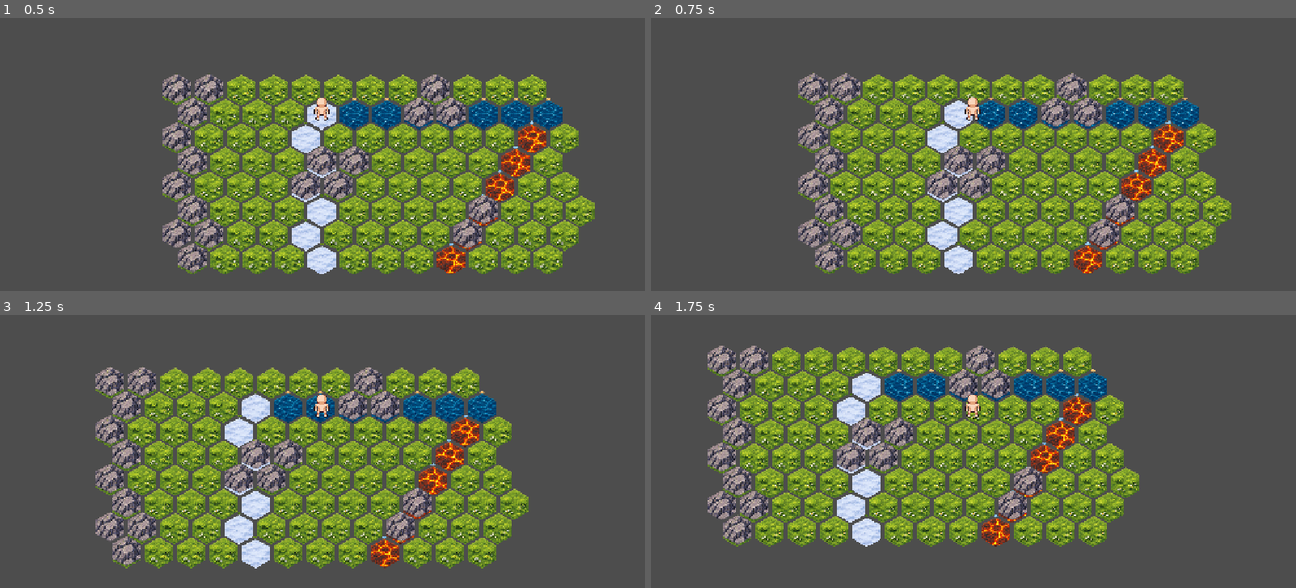
Above: before the commit, frames 1-4 (two rows, left to right).
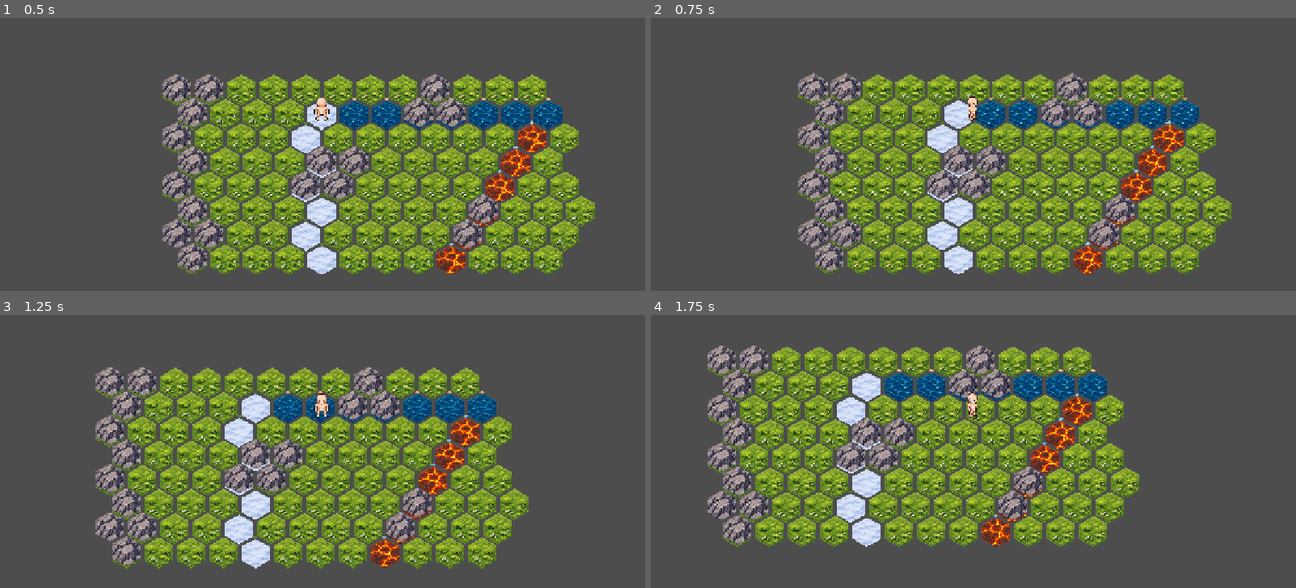
Above: after the commit, the same moments.

Repository: maurosanhueza/escape-from-tactics
Game: Godot game, scene res://scenes/main/main.tscn
Same seed, same stepped clock (60 frames per second), same inputs: the game is played once before the commit and once after it.
Inputs (mouse positions are in pixels of both pictures, inside the frame that each line leads up to):
- Up to frame 1 (0.5 s): no input
- Up to frame 2 (0.75 s): tap Enter at 0.5 s; move the mouse to (1115, 91) at 0.52 s; click (1115, 91) at 0.6 s
- Up to frame 3 (1.25 s): no input
- Up to frame 4 (1.75 s): move the mouse to (844, 424) at 1.27 s; click (844, 424) at 1.35 s

Frame 1 is identical in both runs. In frame 2, 0.1% of the frame differs, in the area x 48-52%, y 28-38%; in frame 3, less than 0.1%; in frame 4, 0.1%.

Commit message:
update

Diff:
--- a/scenes/characters/Player.tscn
+++ b/scenes/characters/Player.tscn
@@ -1,6 +1,7 @@
 [gd_scene format=3 uid="uid://dmq36evnfcnjt"]
 
 [ext_resource type="Texture2D" uid="uid://dde8myemwldob" path="res://assets/characters/lpc_male_animations_2026-11-24T00-28-28/standard/idle.png" id="1_pq8s5"]
+[ext_resource type="Texture2D" uid="uid://bc2jluaqswkw1" path="res://assets/characters/lpc_male_animations_2026-11-24T00-28-28/standard/run.png" id="2_7n8ao"]
 [ext_resource type="Script" uid="uid://b51e4jdfboc01" path="res://scripts/characters/hexa_agent.gd" id="2_gin2a"]
 
 [sub_resource type="AtlasTexture" id="AtlasTexture_7wym0"]
@@ -34,6 +35,38 @@
 [sub_resource type="AtlasTexture" id="AtlasTexture_oihyf"]
 atlas = ExtResource("1_pq8s5")
 region = Rect2(64, 192, 64, 64)
+
+[sub_resource type="AtlasTexture" id="AtlasTexture_7lms1"]
+atlas = ExtResource("2_7n8ao")
+region = Rect2(0, 192, 64, 64)
+
+[sub_resource type="AtlasTexture" id="AtlasTexture_ufbvs"]
+atlas = ExtResource("2_7n8ao")
+region = Rect2(64, 192, 64, 64)
+
+[sub_resource type="AtlasTexture" id="AtlasTexture_mqro2"]
+atlas = ExtResource("2_7n8ao")
+region = Rect2(128, 192, 64, 64)
+
+[sub_resource type="AtlasTexture" id="AtlasTexture_bpxo2"]
+atlas = ExtResource("2_7n8ao")
+region = Rect2(192, 192, 64, 64)
+
+[sub_resource type="AtlasTexture" id="AtlasTexture_bb7xv"]
+atlas = ExtResource("2_7n8ao")
+region = Rect2(256, 192, 64, 64)
+
+[sub_resource type="AtlasTexture" id="AtlasTexture_m0xnk"]
+atlas = ExtResource("2_7n8ao")
+region = Rect2(320, 192, 64, 64)
+
+[sub_resource type="AtlasTexture" id="AtlasTexture_cro7t"]
+atlas = ExtResource("2_7n8ao")
+region = Rect2(384, 192, 64, 64)
+
+[sub_resource type="AtlasTexture" id="AtlasTexture_q4687"]
+atlas = ExtResource("2_7n8ao")
+region = Rect2(448, 192, 64, 64)
 
 [sub_resource type="SpriteFrames" id="SpriteFrames_cl16b"]
 animations = [{
@@ -70,6 +103,11 @@
 "name": &"left",
 "speed": 5.0
 }, {
+"frames": [],
+"loop": 1,
+"name": &"left_run",
+"speed": 5.0
+}, {
 "frames": [{
 "duration": 1.0,
 "texture": SubResource("AtlasTexture_m6phi")
@@ -80,6 +118,45 @@
 "loop": 1,
 "name": &"right",
 "speed": 5.0
+}, {
+"frames": [{
+"duration": 0.3,
+"texture": SubResource("AtlasTexture_7lms1")
+}, {
+"duration": 0.3,
+"texture": SubResource("AtlasTexture_ufbvs")
+}, {
+"duration": 0.3,
+"texture": SubResource("AtlasTexture_mqro2")
+}, {
+"duration": 0.3,
+"texture": SubResource("AtlasTexture_bpxo2")
+}, {
+"duration": 0.3,
+"texture": SubResource("AtlasTexture_bb7xv")
+}, {
+"duration": 0.3,
+"texture": SubResource("AtlasTexture_m0xnk")
+}, {
+"duration": 0.3,
+"texture": SubResource("AtlasTexture_cro7t")
+}, {
+"duration": 0.3,
+"texture": SubResource("AtlasTexture_q4687")
+}],
+"loop": 1,
+"name": &"right_run",
+"speed": 5.0
+}, {
+"frames": [],
+"loop": 1,
+"name": &"top_run",
+"speed": 5.0
+}, {
+"frames": [],
+"loop": 1,
+"name": &"up_run",
+"speed": 5.0
 }]
 
 [node name="Player" type="CharacterBody2D" unique_id=280255136]
@@ -88,7 +165,7 @@
 
 [node name="AnimatedSprite2D" type="AnimatedSprite2D" parent="." unique_id=1789151509]
 sprite_frames = SubResource("SpriteFrames_cl16b")
-animation = &"right"
+animation = &"top_run"
 
 [node name="hexa_agent" type="Node2D" parent="." unique_id=1704653390]
 script = ExtResource("2_gin2a")
--- a/scripts/characters/hexa_agent.gd
+++ b/scripts/characters/hexa_agent.gd
@@ -5,6 +5,8 @@
 @export var obstacles: TileMapLayer
 
 @export var offSet = Vector2(0, -6)
+
+@onready var animatedSprite: AnimatedSprite2D = get_parent().get_node("AnimatedSprite2D")
 
 var isMoving = false
 
@@ -42,10 +44,25 @@
 	var currentTilePosition = startTilePosition
 
 	for movement in movementArray:
+		var previousTilePosition = currentTilePosition
 		currentTilePosition += movement
 
-		# Celda -> posición local -> posición global
-		var targetLocalPosition = tileMap.map_to_local(currentTilePosition) + offSet
+		# Determinar dirección visual
+		var previousPosition = tileMap.map_to_local(previousTilePosition)
+		var nextPosition = tileMap.map_to_local(currentTilePosition)
+		var direction = nextPosition - previousPosition
+
+		if abs(direction.x) > abs(direction.y):
+			if direction.x > 0:
+				animatedSprite.play("right")
+			else:
+				animatedSprite.play("left")
+		elif direction.y < 0:
+			animatedSprite.play("back")
+		else:
+			animatedSprite.play("idle")
+
+		var targetLocalPosition = nextPosition + offSet
 		var targetGlobalPosition = tileMap.to_global(targetLocalPosition)
 
 		var tween = create_tween()
@@ -57,6 +74,8 @@
 		)
 
 		await tween.finished
+
+	animatedSprite.play("idle")
 
 	isMoving = false
 
